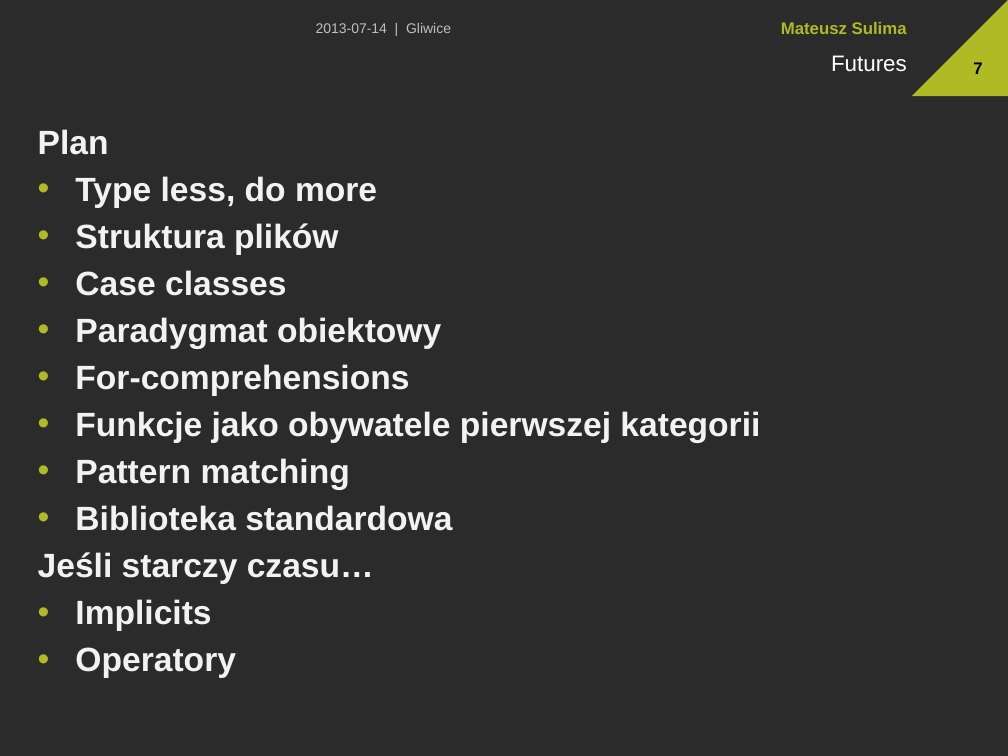
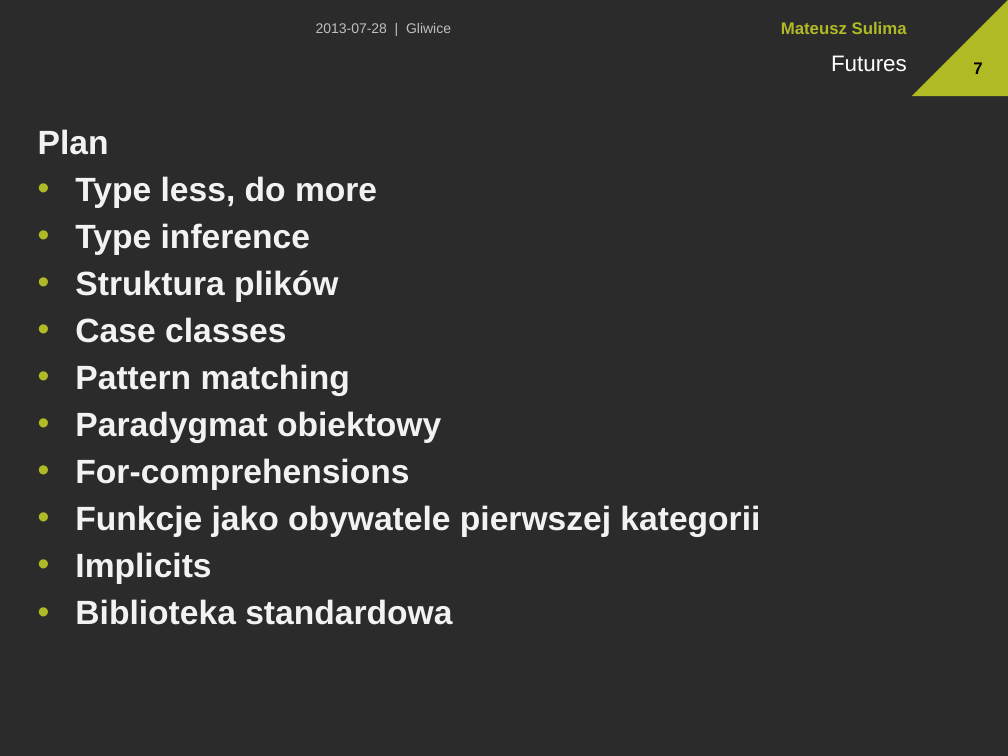
Before and after one commit to msulima/scala-sugar, a slide deck: slide 7 of Presentation.pptx. Drawn at 1008x756 pixels with LibreOffice and Linux fonts; fonts in the diff are those of the drawing; background and template pictures are left out; a plain dark background stands for a picture behind light text. Boxes give left, top, right and bottom in pixels: in the first picture for what was removed or moved away, otherwise in the second. Text is boxed around its words. In the diff, an @@ line names an element or a change of style, - is before the commit and + after.

```diff
--- a/Presentation.pptx
+++ b/Presentation.pptx
@@ text at [316, 23, 451, 33]: text changed @@
-2013-07-14 | Gliwice
+2013-07-28 | Gliwice
@@ text at [75, 223, 310, 255]: paragraph added @@
+• Type inference
@@ text at [75, 364, 350, 396]: paragraph added @@
+• Pattern matching
@@ text at [38, 552, 374, 678]: paragraphs removed @@
-Jeśli starczy czasu…
-• Implicits
-• Operatory
@@ text at [75, 552, 211, 584]: text changed @@
-• Pattern matching
+• Implicits
```
Also in this commit, not shown: 19 other slides changed, 1 slide added, 2 slides removed, 2 other files.
